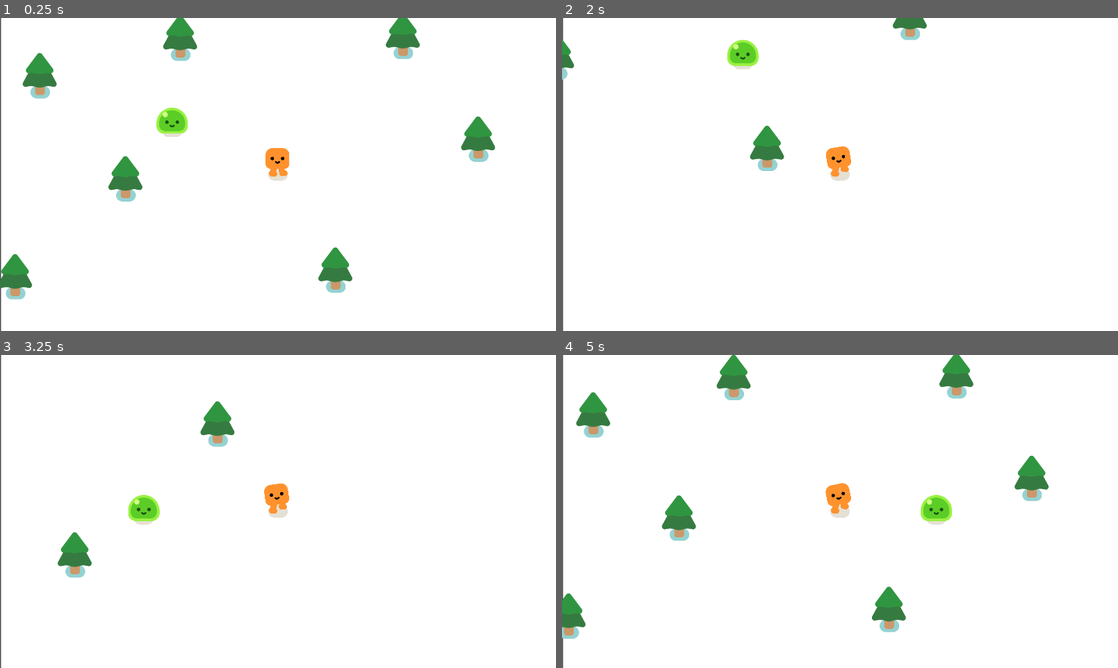
Above: before the commit, frames 1-4 (two rows, left to right).
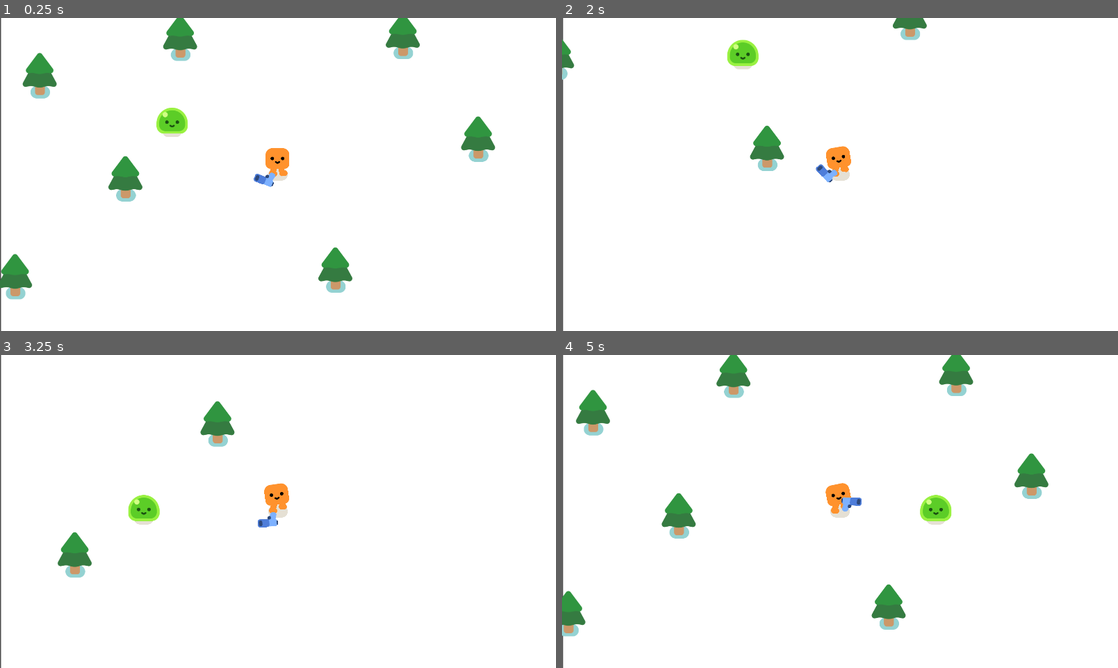
Above: after the commit, the same moments.

Repository: 6thAce/Vampire-Survivor-Style
Game: Godot game, scene res://Survivors_Game.tscn
Same seed, same stepped clock (60 frames per second), same inputs: the game is played once before the commit and once after it.
Inputs:
- Up to frame 1 (0.25 s): no input
- Up to frame 2 (2 s): hold D (move_right) 0.53-1.28 s; hold S (move_down) from 1.28 s (still down)
- Up to frame 3 (3.25 s): release S (move_down) at 2.03 s; hold D (move_right) 2.03-2.78 s; hold W (move_up) from 2.78 s (still down)
- Up to frame 4 (5 s): release W (move_up) at 3.53 s; hold A (move_left) from 3.53 s (still down)

The runs differ from the first frame. In frame 1, 0.1% of the frame differs, in the area x 45-50%, y 49-54%; in frame 2, 0.1%; in frame 3, 0.1%; in frame 4, 1.5%, in the area x 0-88%, y 0-91%.

Commit message:
Gun Added

Diff:
--- a/Player.tscn
+++ b/Player.tscn
@@ -1,7 +1,8 @@
-[gd_scene load_steps=4 format=3 uid="uid://dq0vmj7fynskq"]
+[gd_scene load_steps=5 format=3 uid="uid://dq0vmj7fynskq"]
 
 [ext_resource type="Script" uid="uid://c7spreptt3dlh" path="res://player.gd" id="1_kpjcp"]
 [ext_resource type="PackedScene" uid="uid://pbmyh1qru7p" path="res://characters/happy_boo/happy_boo.tscn" id="1_xhfnw"]
+[ext_resource type="PackedScene" uid="uid://buovi41i4o2mf" path="res://gun.tscn" id="3_kne1u"]
 
 [sub_resource type="CircleShape2D" id="CircleShape2D_kpjcp"]
 radius = 30.0
@@ -16,3 +17,5 @@
 shape = SubResource("CircleShape2D_kpjcp")
 
 [node name="Camera2D" type="Camera2D" parent="."]
+
+[node name="Gun" parent="." instance=ExtResource("3_kne1u")]
--- /dev/null
+++ b/bullet.gd
@@ -0,0 +1,13 @@
+extends Area2D
+
+var travelled_distance = 0
+
+func _physics_process(delta):
+	const Speed = 1000
+	const Range = 1200
+	var direction = Vector2.RIGHT.rotated(rotation)
+	position += direction * Speed * delta
+
+	travelled_distance += Speed * delta
+	if travelled_distance > Range:
+		queue_free()
--- /dev/null
+++ b/bullet.tscn
@@ -0,0 +1,19 @@
+[gd_scene load_steps=4 format=3 uid="uid://ciwr57fdxbeim"]
+
+[ext_resource type="Texture2D" uid="uid://dftkbqwsfd68r" path="res://pistol/projectile.png" id="1_v7oki"]
+[ext_resource type="Script" uid="uid://bk3wmi6tbwe2" path="res://bullet.gd" id="1_v8qja"]
+
+[sub_resource type="CircleShape2D" id="CircleShape2D_v8qja"]
+radius = 17.0294
+
+[node name="Bullet" type="Area2D"]
+collision_layer = 0
+collision_mask = 3
+script = ExtResource("1_v8qja")
+
+[node name="Projectile" type="Sprite2D" parent="."]
+position = Vector2(-11, -1)
+texture = ExtResource("1_v7oki")
+
+[node name="CollisionShape2D" type="CollisionShape2D" parent="."]
+shape = SubResource("CircleShape2D_v8qja")
--- /dev/null
+++ b/gun.gd
@@ -0,0 +1,8 @@
+extends Area2D
+
+
+func _physics_process(Delta):
+	var enemies_in_range = get_overlapping_bodies()
+	if enemies_in_range.size() > 0:
+		var target_enemy = enemies_in_range.front()
+		look_at(target_enemy.global_position)
--- /dev/null
+++ b/gun.tscn
@@ -0,0 +1,24 @@
+[gd_scene load_steps=4 format=3 uid="uid://buovi41i4o2mf"]
+
+[ext_resource type="Script" uid="uid://bcgvr4c5kdleq" path="res://gun.gd" id="1_dk5gl"]
+[ext_resource type="Texture2D" uid="uid://cswb5do8rrj7q" path="res://pistol/pistol.png" id="1_vk1bi"]
+
+[sub_resource type="CircleShape2D" id="CircleShape2D_dk5gl"]
+radius = 554.073
+
+[node name="Gun" type="Area2D"]
+collision_layer = 0
+collision_mask = 2
+script = ExtResource("1_dk5gl")
+
+[node name="CollisionShape2D" type="CollisionShape2D" parent="."]
+shape = SubResource("CircleShape2D_dk5gl")
+
+[node name="Weaponpivt" type="Marker2D" parent="."]
+
+[node name="Pistol" type="Sprite2D" parent="Weaponpivt"]
+position = Vector2(37, -27)
+texture = ExtResource("1_vk1bi")
+
+[node name="Shootingpoint" type="Marker2D" parent="Weaponpivt/Pistol"]
+position = Vector2(25, -12)
--- a/mob.tscn
+++ b/mob.tscn
@@ -7,6 +7,8 @@
 radius = 53.0094
 
 [node name="Mob" type="CharacterBody2D"]
+collision_layer = 2
+collision_mask = 3
 script = ExtResource("1_nokgg")
 
 [node name="Slime" parent="." instance=ExtResource("2_ubaqv")]
Not shown, added: bullet.gd.uid
Not shown, added: gun.gd.uid
